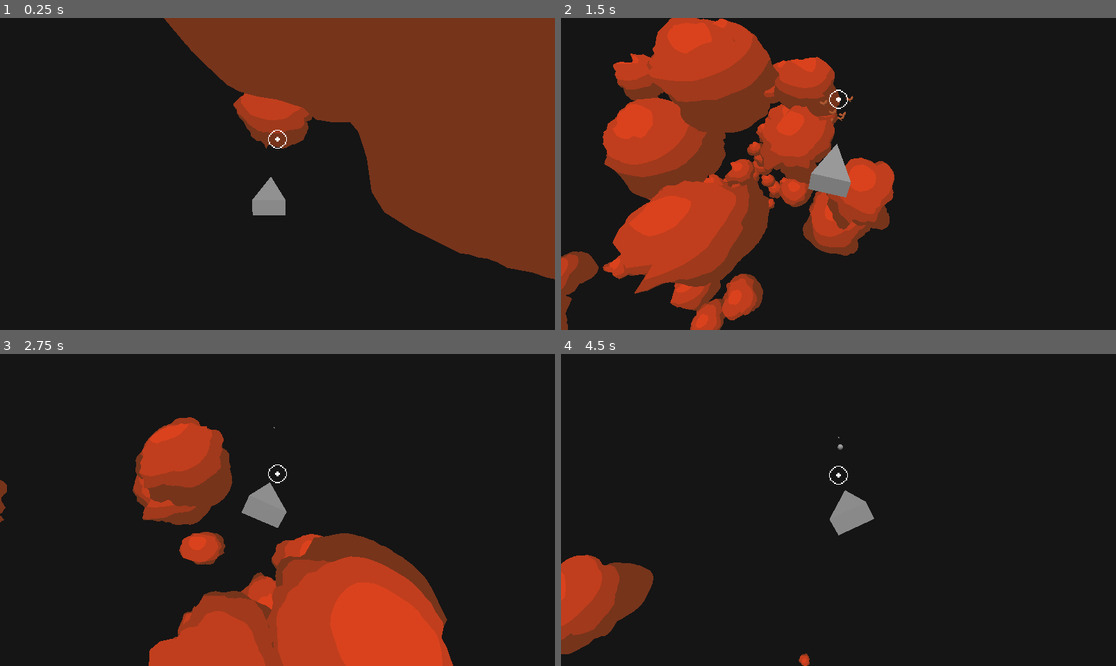
Above: before the commit, frames 1-4 (two rows, left to right).
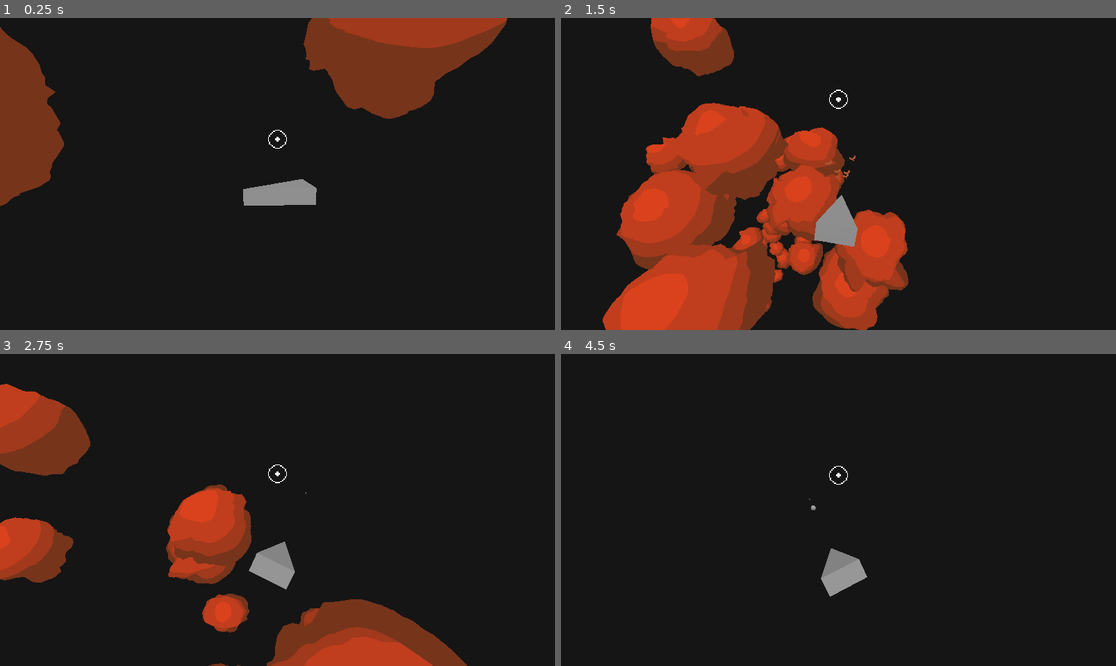
Above: after the commit, the same moments.

Repository: NguyenDytrich/Asteroids3D
Game: Godot game, scene res://node_3d.tscn
Two runs of this game, one before a commit and one after it. Both use one fixed random seed, a clock stepped at 60 frames per second and the inputs below.
Inputs (mouse positions are in pixels of both pictures, inside the frame that each line leads up to):
- Up to frame 1 (0.25 s): no input
- Up to frame 2 (1.5 s): move the mouse to (960, 158) at 0.52 s; hold E (roll_right) 0.53-1.28 s; click (960, 158) at 0.6 s; move the mouse to (727, 189) at 1.27 s; hold S (pitch_down) from 1.28 s (still down); click (727, 189) at 1.35 s
- Up to frame 3 (2.75 s): move the mouse to (333, 441) at 2.02 s; release S (pitch_down) at 2.03 s; hold E (roll_right) from 2.03 s (still down); click (333, 441) at 2.1 s
- Up to frame 4 (4.5 s): move the mouse to (810, 572) at 2.77 s; release E (roll_right) at 2.78 s; hold Space (thruster_fwd) 2.78-3.53 s; click (810, 572) at 2.85 s; move the mouse to (1005, 556) at 3.52 s; hold Q (roll_left) from 3.53 s (still down); click (1005, 556) at 3.6 s; move the mouse to (672, 463) at 4.27 s; click (672, 463) at 4.35 s

The runs differ from the first frame. In frame 1, 35% of the frame differs, in the area x 0-100%, y 0-84%; in frame 2, 37%, in the area x 0-63%, y 0-100%; in frame 3, 30%; in frame 4, 5.1%.

Commit message:
Move camera code to spring arm

Diff:
--- a/Camera3D.gd
+++ b/Camera3D.gd
@@ -12,7 +12,7 @@
 
 # In Euler angles
 @export
-var max_rotation_diff = 35.0
+var max_rotation_diff = 0.0
 
 # Called when the node enters the scene tree for the first time.
 func _ready():
@@ -33,5 +33,7 @@
 	# TODO:
 	# Calculate the difference between the angles of this and marker, then adjust speed
 	# to compensate for the rotation
-	global_transform.basis = global_transform.basis.slerp(marker_basis.orthonormalized(), PI * delta)
-	position = position.move_toward(marker.global_position, get_camera_velocity(distance) * delta)
+	# global_transform.basis = global_transform.basis.slerp(marker_basis.orthonormalized(), PI * delta)
+	global_transform.basis = marker_basis
+	# position = position.move_toward(marker.global_position, get_camera_velocity(distance) * delta)
+	position = marker.global_position
--- a/SpaceShipSpringArm.gd
+++ b/SpaceShipSpringArm.gd
@@ -17,8 +17,33 @@
 	if not Engine.is_editor_hint():
 		var pitch_dir = Input.get_axis("pitch_down", "pitch_up")
 		if pitch_dir > 0:
-			rotation.x = lerp(rotation.x, deg_to_rad(-1.0 * default_angle_deg), 5.0 * delta)
-	  	# rotation.x = deg_to_rad(-1.0 * default_angle_deg)
+			rotation.x = lerp(rotation.x, deg_to_rad(-2.0 * default_angle_deg), 2.0 * delta)
+			get_child(0).rotation.x = lerp(get_child(0).rotation.x, deg_to_rad(-20.0), 2.0 * delta)
+		elif pitch_dir < 0:
+			rotation.x = lerp(rotation.x, deg_to_rad(1.5 * default_angle_deg), 5.0 * delta)
+			get_child(0).rotation.x = lerp(get_child(0).rotation.x, deg_to_rad(6.0), 2.0 * delta)
 		else:
 			rotation.x = lerp(rotation.x, deg_to_rad(default_angle_deg), 5.0 * delta)
-	  	# rotation.x = deg_to_rad(default_angle_deg)
+			get_child(0).rotation.x = lerp(get_child(0).rotation.x, deg_to_rad(15), 2.0 * delta)
+
+
+		var yaw_dir = Input.get_axis("turn_left", "turn_right")
+		if yaw_dir > 0:
+			rotation.y = lerp(rotation.y, deg_to_rad(180.0 + 20.0 * abs(yaw_dir)), 5.0 * delta)
+		elif yaw_dir < 0:
+			rotation.y = lerp(rotation.y, deg_to_rad(180.0 - 20.0 * abs(yaw_dir)), 5.0 * delta)
+		else:
+			rotation.y = lerp(rotation.y, deg_to_rad(180), 5.0 * delta)
+
+		var roll_dir = Input.get_axis("roll_left", "roll_right")
+		if roll_dir > 0:
+			rotation.z = lerp(rotation.z, deg_to_rad(25.0 * abs(roll_dir)), 5.0 * delta)
+		elif roll_dir < 0:
+			rotation.z = lerp(rotation.z, deg_to_rad(-25.0 * abs(roll_dir)), 5.0 * delta)
+		else:
+			rotation.z = lerp(rotation.z, deg_to_rad(0), 5.0 * delta)
+
+		if Input.is_action_pressed("thruster_fwd"):
+			spring_length = lerp(spring_length, 8.0, 5.0 * delta)
+		else:
+			spring_length = lerp(spring_length, 6.0, 5.0 * delta)
--- a/node_3d.tscn
+++ b/node_3d.tscn
@@ -21,11 +21,12 @@
 [node name="Node3D" type="Node3D"]
 
 [node name="Camera3D" type="Camera3D" parent="." node_paths=PackedStringArray("marker")]
-transform = Transform3D(-1, -5.16436e-08, 1.4189e-07, 1.59872e-14, 0.939693, 0.34202, -1.50996e-07, 0.34202, -0.939693, 8.5134e-07, 2.05212, -5.63816)
+transform = Transform3D(-1, 2.99004e-08, -8.21506e-08, 0, 0.939693, 0.34202, 8.74228e-08, 0.34202, -0.939693, -4.92903e-07, 2.05212, -5.63816)
 environment = SubResource("Environment_ne660")
 current = true
 script = ExtResource("1_ypfkj")
 marker = NodePath("../SpaceShip/SpringArm3D/FollowPos")
+max_rotation_diff = 35.0
 
 [node name="DirectionalLight3D" type="DirectionalLight3D" parent="Camera3D"]
 transform = Transform3D(-1, -6.18172e-08, -6.18172e-08, 2.26267e-08, -0.866025, 0.5, -8.44439e-08, 0.5, 0.866026, 5.24537e-07, 3.0018, -5.40733)
@@ -45,12 +46,12 @@
 shape = SubResource("BoxShape3D_vtxrg")
 
 [node name="SpringArm3D" type="SpringArm3D" parent="SpaceShip"]
-transform = Transform3D(-1, -5.16436e-08, 1.4189e-07, 0, 0.939693, 0.34202, -1.50996e-07, 0.34202, -0.939693, 0, 0, 0)
+transform = Transform3D(-1, 2.99004e-08, -8.21506e-08, 0, 0.939693, 0.34202, 8.74228e-08, 0.34202, -0.939693, 0, 0, 0)
 spring_length = 6.0
 script = ExtResource("5_knfht")
 
 [node name="FollowPos" type="Marker3D" parent="SpaceShip/SpringArm3D"]
-transform = Transform3D(1, -1.06497e-11, 4.26992e-11, -7.43874e-16, 1, -2.69794e-07, 1.24062e-15, 3.06688e-07, 1, 0, 0, 6)
+transform = Transform3D(1, 0, 0, 0, 1, 0, 0, 0, 1, 0, 0, 6)
 
 [node name="BulletOrigin" type="Marker3D" parent="SpaceShip"]
 
